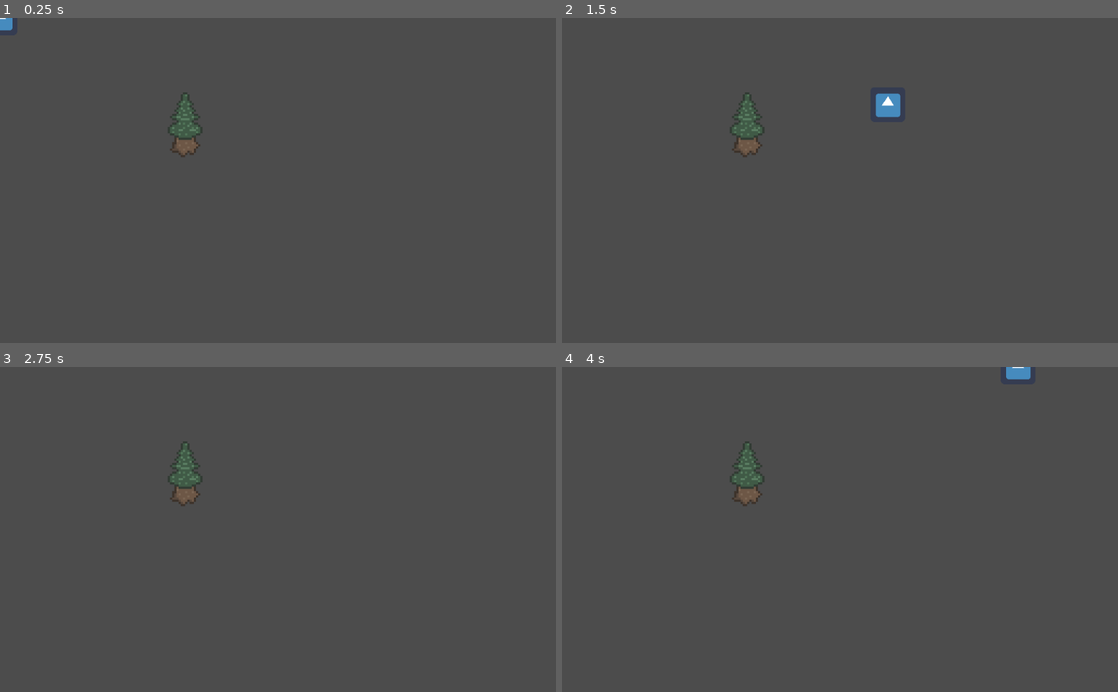
Above: before the commit, frames 1-4 (two rows, left to right).
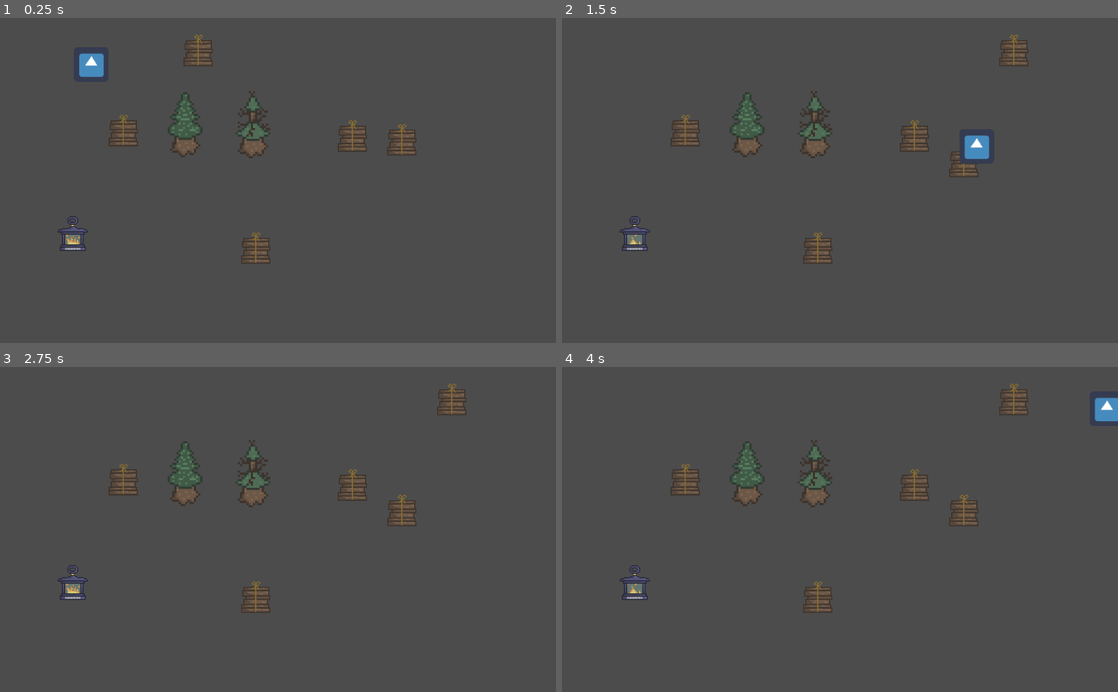
Above: after the commit, the same moments.

Repository: rchin157/gamejamNov2020
Game: Godot game, scene res://Level/BorisTest.tscn
Two runs of this game, one before a commit and one after it. Both use one fixed random seed, a clock stepped at 60 frames per second and the inputs below. The project has no main scene, so this scene is started directly. The engine's default icon, where the game draws it, is replaced by a stand-in: a white triangle on a blue panel in a dark square. Sound files missing from this copy of the repository are replaced by a short silence.
Inputs:
- Up to frame 1 (0.25 s): no input
- Up to frame 2 (1.5 s): tap Enter (ui_accept) at 0.5, 0.77 s; hold Right (ui_right) 0.53-1.28 s; hold Tab (ui_focus_next) 0.53-1.28 s; hold Down (ui_down) from 1.28 s (still down); tap Tab (ui_focus_next) at 1.35 s
- Up to frame 3 (2.75 s): tap Enter (ui_accept) at 1.52 s; release Down (ui_down) at 2.03 s; hold Right (ui_right) from 2.03 s (still down); hold Tab (ui_focus_next) from 2.03 s (still down)
- Up to frame 4 (4 s): release Right (ui_right) at 2.78 s; release Tab (ui_focus_next) at 2.78 s; hold Up (ui_up) 2.78-3.53 s; tap Tab (ui_focus_next) at 2.85 s; tap Enter (ui_accept) at 3.02, 3.77 s; hold Left (ui_left) from 3.53 s (still down); hold Tab (ui_focus_next) from 3.53 s (still down)

The runs differ from the first frame. In frame 1, 2.6% of the frame differs, in the area x 0-75%, y 0-76%; in frame 2, 2.7%, in the area x 10-84%, y 5-76%; in frame 3, 2.1%; in frame 4, 2.6%.

Commit message:
Item pushing and Music integration

Diff:
--- a/Entities/Item.tscn
+++ b/Entities/Item.tscn
@@ -1,21 +1,20 @@
 [gd_scene load_steps=4 format=2]
 
 [ext_resource path="res://Sprites/Bundle.tres" type="SpriteFrames" id=1]
-[ext_resource path="res://Entities/Item.gd" type="Script" id=2]
+[ext_resource path="res://Scripts/Item.gd" type="Script" id=2]
+
 
 [sub_resource type="RectangleShape2D" id=1]
+extents = Vector2( 6, 6 )
 
-[node name="Item" type="RigidBody2D"]
+[node name="Item" type="KinematicBody2D"]
 scale = Vector2( 2, 2 )
 collision_layer = 8
-collision_mask = 48
-mass = 10.0
-gravity_scale = 0.0
+collision_mask = 12
 script = ExtResource( 2 )
 
 [node name="AnimatedSprite" type="AnimatedSprite" parent="."]
-position = Vector2( 0, -5 )
-scale = Vector2( 2, 2 )
+position = Vector2( 0, -2 )
 frames = ExtResource( 1 )
 playing = true
 
--- a/Entities/Lantern.tscn
+++ b/Entities/Lantern.tscn
@@ -15,7 +15,6 @@
 scale = Vector2( 2, 2 )
 frames = ExtResource( 2 )
 animation = "off"
-frame = 3
 playing = true
 
 [node name="Area2D" type="Area2D" parent="."]
--- a/Level/BorisTest.tscn
+++ b/Level/BorisTest.tscn
@@ -1,11 +1,37 @@
-[gd_scene load_steps=3 format=2]
+[gd_scene load_steps=5 format=2]
 
 [ext_resource path="res://Entities/Player.tscn" type="PackedScene" id=1]
 [ext_resource path="res://Entities/Tree.tscn" type="PackedScene" id=2]
+[ext_resource path="res://Entities/Item.tscn" type="PackedScene" id=3]
+[ext_resource path="res://Entities/Lantern.tscn" type="PackedScene" id=4]
 
 [node name="Node" type="Node"]
+
+[node name="Lantern" parent="." instance=ExtResource( 4 )]
+position = Vector2( 134, 398 )
+collision_layer = 8
+collision_mask = 12
+
+[node name="Item" parent="." instance=ExtResource( 3 )]
+position = Vector2( 228, 209 )
+
+[node name="Item2" parent="." instance=ExtResource( 3 )]
+position = Vector2( 650, 219 )
+
+[node name="Item3" parent="." instance=ExtResource( 3 )]
+position = Vector2( 741, 226 )
+
+[node name="Item4" parent="." instance=ExtResource( 3 )]
+position = Vector2( 366, 61 )
+
+[node name="Item5" parent="." instance=ExtResource( 3 )]
+position = Vector2( 472, 426 )
 
 [node name="KinematicBody" parent="." instance=ExtResource( 2 )]
 position = Vector2( 341, 197 )
 
+[node name="KinematicBody2" parent="." instance=ExtResource( 2 )]
+position = Vector2( 466, 199 )
+
 [node name="Player" parent="." instance=ExtResource( 1 )]
+position = Vector2( 168, 85.7351 )
--- a/Level/Level.tscn
+++ b/Level/Level.tscn
@@ -5,6 +5,9 @@
 [ext_resource path="res://Entities/Player.tscn" type="PackedScene" id=3]
 [ext_resource path="res://Tiles/TILESET.png" type="Texture" id=4]
 
+[sub_resource type="ConvexPolygonShape2D" id=1]
+points = PoolVector2Array( 64, 64, 0, 64, 0, 0, 64, 0 )
+
 [sub_resource type="ConvexPolygonShape2D" id=2]
 points = PoolVector2Array( 64, 64, 0, 64, 0, 0, 64, 0 )
 
@@ -44,10 +47,7 @@
 [sub_resource type="ConvexPolygonShape2D" id=14]
 points = PoolVector2Array( 64, 64, 0, 64, 0, 0, 64, 0 )
 
-[sub_resource type="ConvexPolygonShape2D" id=15]
-points = PoolVector2Array( 64, 64, 0, 64, 0, 0, 64, 0 )
-
-[sub_resource type="TileSet" id=1]
+[sub_resource type="TileSet" id=15]
 0/name = "TILESET.png 0"
 0/texture = ExtResource( 4 )
 0/tex_offset = Vector2( 0, 0 )
--- /dev/null
+++ b/Level/Music.gd
@@ -0,0 +1,44 @@
+extends Node
+
+
+# Declare member variables here. Examples:
+# var a = 2
+# var b = "text"
+var musicArray
+
+
+# Called when the node enters the scene tree for the first time.
+func _ready():
+	musicArray = [
+		get_node("WHACK"),
+		get_node("Burning Heart"),
+		get_node("ChopA"),
+		get_node("ChopB"),
+		get_node("Cook"),
+		get_node("Game Over"),
+		get_node("HuntA"),
+		get_node("HuntB"),
+		get_node("Lantern Lit"),
+		get_node("Lantern Proximity"),
+		get_node("Title"),
+		get_node("WalkA"),
+		get_node("WalkB")
+	]
+	pass # Replace with function body.
+
+func toggleSong(index: int, state: bool):
+	if(musicArray[index].is_playing()):
+		if !state:
+			stopSong(index)
+	elif state:
+		enableSong(index)
+
+func enableSong(index: int):
+	musicArray[index].play(musicArray[0].get_playback_position())
+
+func stopSong(index: int):
+	musicArray[index].stop();
+
+# Called every frame. 'delta' is the elapsed time since the previous frame.
+#func _process(delta):
+#	pass
--- /dev/null
+++ b/Level/Music.tscn
@@ -0,0 +1,69 @@
+[gd_scene load_steps=14 format=2]
+
+[ext_resource path="res://Sound/Music/Burning Heart (End CG) (1).wav" type="AudioStream" id=1]
+[ext_resource path="res://Sound/Music/WalkA.wav" type="AudioStream" id=2]
+[ext_resource path="res://Sound/Music/Game Over.wav" type="AudioStream" id=3]
+[ext_resource path="res://Sound/Music/Lantern-Lit.wav" type="AudioStream" id=4]
+[ext_resource path="res://Sound/Music/Cook.wav" type="AudioStream" id=5]
+[ext_resource path="res://Sound/Music/WalkB.wav" type="AudioStream" id=6]
+[ext_resource path="res://Sound/Music/HuntA.wav" type="AudioStream" id=7]
+[ext_resource path="res://Sound/Music/HuntB_1.wav" type="AudioStream" id=8]
+[ext_resource path="res://Sound/Music/ChopB.wav" type="AudioStream" id=9]
+[ext_resource path="res://Sound/Music/Lantern-Proximity.wav" type="AudioStream" id=10]
+[ext_resource path="res://Sound/Music/Marshmallows-_Title_.wav" type="AudioStream" id=11]
+[ext_resource path="res://Sound/Music/ChopA.wav" type="AudioStream" id=12]
+[ext_resource path="res://Level/Music.gd" type="Script" id=13]
+
+[node name="MusicGlobal" type="Node"]
+script = ExtResource( 13 )
+
+[node name="WHACK" type="AudioStreamPlayer" parent="."]
+stream = ExtResource( 4 )
+volume_db = -80.0
+
+[node name="Burning Heart" type="AudioStreamPlayer" parent="."]
+stream = ExtResource( 1 )
+volume_db = -30.0
+
+[node name="ChopA" type="AudioStreamPlayer" parent="."]
+stream = ExtResource( 12 )
+volume_db = -30.0
+
+[node name="ChopB" type="AudioStreamPlayer" parent="."]
+stream = ExtResource( 9 )
+volume_db = -30.0
+
+[node name="Cook" type="AudioStreamPlayer" parent="."]
+stream = ExtResource( 5 )
+volume_db = -30.0
+
+[node name="Game Over" type="AudioStreamPlayer" parent="."]
+stream = ExtResource( 3 )
+volume_db = -30.0
+
+[node name="HuntA" type="AudioStreamPlayer" parent="."]
+stream = ExtResource( 7 )
+volume_db = -30.0
+
+[node name="HuntB" type="AudioStreamPlayer" parent="."]
+stream = ExtResource( 8 )
+volume_db = -30.0
+
+[node name="Lantern Lit" type="AudioStreamPlayer" parent="."]
+stream = ExtResource( 4 )
+
+[node name="Lantern Proximity" type="AudioStreamPlayer" parent="."]
+stream = ExtResource( 10 )
+volume_db = -30.0
+
+[node name="Title" type="AudioStreamPlayer" parent="."]
+stream = ExtResource( 11 )
+volume_db = -30.0
+
+[node name="WalkA" type="AudioStreamPlayer" parent="."]
+stream = ExtResource( 2 )
+volume_db = -30.0
+
+[node name="WalkB" type="AudioStreamPlayer" parent="."]
+stream = ExtResource( 6 )
+volume_db = -30.0
--- a/Scripts/Item.gd
+++ b/Scripts/Item.gd
@@ -1,4 +1,4 @@
-extends RigidBody2D
+extends "res://Scripts/LevelEntity.gd"
 
 
 # Declare member variables here. Examples:
@@ -7,19 +7,22 @@
 
 
 func _ready():
-	MultiplayerManager.in_world.append(self)
-	#print(MultiplayerManager.in_world.size())
 	pass # Replace with function body.
 
-func _dispose():
-	MultiplayerManager.in_world.erase(self)
-	queue_free();
-
-func _exit_tree():
-	_dispose();
-
-func bounce_back(step :float):
-	set_position(Vector2(get_position().x+step,get_position().y))
-	if (get_position().x < -50):
-		_dispose()
-	pass
+func attemptPush(displace: Vector2):
+	var initialpos = get_position()
+	var initialColl = move_and_slide(displace)
+	if(get_slide_count()>0):
+		var collider = get_slide_collision(0)
+		set_position(initialpos)
+		var name = collider.collider.get_name()
+		var push = get_parent().get_node(name)
+		print(push.get_class())
+		push.attemptPush(displace);
+		move_and_slide(displace)
+	#if(initialColl != null):
+		#var collisionName = (initialColl as Node).get_name()
+		#var collision = get_parent().get_child(collisionName)
+		#set_position(initialpos)
+	#	collision.attemptPush(displace)
+		#move_and_collide(displace)
--- a/Scripts/Lantern.gd
+++ b/Scripts/Lantern.gd
@@ -1,4 +1,4 @@
-extends "res://Scripts/LevelEntity.gd"
+extends "res://Scripts/Item.gd"
 
 
 # Declare member variables here. Examples:
@@ -9,6 +9,10 @@
 var state = 3
 var animator
 
+func attemptPush(displace: Vector2):
+	print('lantern push')
+	.attemptPush(displace)
+
 # Called when the node enters the scene tree for the first time.
 func _ready():
 	animator = get_node("AnimatedSprite")
@@ -17,9 +21,11 @@
 # Called every frame. 'delta' is the elapsed time since the previous frame.
 func _process(delta):
 	if fuel > 0:
+		Music.toggleSong(8,true)
 		fuel -= delta
 	else:
 		fuel = 0
+		Music.toggleSong(8,false)
 	#print(fuel)
 	updateLantern()
 
--- a/Scripts/LevelEntity.gd
+++ b/Scripts/LevelEntity.gd
@@ -16,11 +16,25 @@
 	MultiplayerManager.in_world.erase(self)
 	queue_free();
 
+func action_tick(tooltime):
+	return tooltime-1
+
+func action_finish():
+	print('generic task complete notification')
+	return
+
+func attemptPush(displace: Vector2):
+	pass
+
+func actionStopped():
+	pass
+
 func _exit_tree():
 	_dispose();
 
 func bounce_back(step :float):
 	set_position(Vector2(get_position().x+step,get_position().y))
+	#move_and_slide(Vector2(step,0))
 	if (get_position().x < -50):
 		_dispose()
 	pass
--- a/Scripts/MultiplayerManage.gd
+++ b/Scripts/MultiplayerManage.gd
@@ -11,6 +11,7 @@
 var openingMenu;
 var listeningPlayer;
 var in_world = [];
+var itemSpawner
 
 # Called when the node enters the scene tree for the first time.
 func _ready():
@@ -19,7 +20,7 @@
 	get_tree().connect("connected_to_server", self, "_connected_ok")
 	get_tree().connect("connection_failed", self, "_connected_fail")
 	get_tree().connect("server_disconnected", self, "_server_disconnected")
-
+	itemSpawner = preload("res://Entities/Item.tscn")
 func set_id(name: String):
 	id = name
 
--- a/Scripts/Player.gd
+++ b/Scripts/Player.gd
@@ -4,8 +4,10 @@
 # Declare member variables here. Examples:
 # var a = 2
 # var b = "text"
-var focus = null;
-var tooltime = 50;
+const TOOLTIMEMAX = 200;
+var focus = [];
+var pfocus = null;
+var tooltime = TOOLTIMEMAX;
 var velocity = Vector2.ZERO;
 var speed = 800;
 var local = true;
@@ -28,9 +30,20 @@
 		calculate_dir(direction)
 		velocity = direction*speed;
 		if(velocity.length()>0):
+			Music.toggleSong(11,true)
 			move_and_slide(velocity)
 			MultiplayerManager.rpc("update_player_pos",get_position().x,get_position().y)
-		check_acting()
+		else:
+			Music.toggleSong(11,false)
+		if focus.size()>0:
+			check_acting()
+			if(pushing):
+				var pvelocity
+				if(facing == directions.DOWN or facing == directions.UP):
+					pvelocity = Vector2(0,velocity.y)
+				else:
+					pvelocity = Vector2(velocity.x,0)
+				pfocus.attemptPush(pvelocity)
 		#TogglePushing
 		check_pushing()
 	pass
@@ -39,21 +52,26 @@
 	if Input.get_action_strength("ui_focus_next"):
 		if !pushing:
 			pushing = true;
-			set_collision_layer_bit(5,true)
+			set_collision_mask_bit(3,true)
 	elif pushing:
-		pushing = false
-		set_collision_layer_bit(5,false)
+		pushing = false;
+		set_collision_mask_bit(3,false)
+
 	pass
 
 func check_acting():
+	if !pfocus == focus[0]:
+		tooltime = TOOLTIMEMAX
+		pfocus = focus[0]
 	var check = Input.get_action_strength("ui_accept")
 	if(acting):
-		tooltime-=1;
+		tooltime = pfocus.action_tick(tooltime);
 		if(!check):
-			tooltime = 50;
+			tooltime = TOOLTIMEMAX;
 			acting = false;
+			pfocus.actionStopped()
 	elif(check):
-		tooltime-=1;
+		tooltime = pfocus.action_tick(tooltime);
 		acting = true;
 	if(tooltime<=0):
 		doAct();
@@ -61,14 +79,8 @@
 
 	#YOU STUPID, DO THIS WITH OVERRIDES TOMORROW :
 func doAct():
-	tooltime = 50;
-	match focus.type:
-		focus.types.TREE:
-			var bundle = load("res://Entities/Item.tscn").instance();
-			bundle.set_position(focus.get_position())
-			get_parent().add_child(bundle);
-			focus._dispose();
-			focus = null
+	tooltime = TOOLTIMEMAX;
+	pfocus.action_finish();
 
 func calculate_dir(dir: Vector2):
 	var prior = facing;
@@ -82,6 +94,7 @@
 		elif(dir.y<0):
 			facing = directions.UP;
 		if(!prior==facing):
+			pushing = false
 			updateInteract(facing);
 	pass
 
@@ -113,12 +126,11 @@
 
 #This runs when something is in the interactable range
 func _on_Area2D_body_entered(body):
-	tooltime =50;
-	focus = body;
+	focus.append(body)
 	pass # Replace with function body.
 
 
 func _on_Area2D_body_exited(body):
-	if(body == focus):
-		focus = null
+	body.actionStopped()
+	focus.erase(body)
 	pass # Replace with function body.
--- a/Scripts/Tree.gd
+++ b/Scripts/Tree.gd
@@ -13,6 +13,21 @@
 	rng.randomize()
 	animator.frame = rng.randi_range(0, 9)
 
+func action_tick(tooltime):
+	Music.toggleSong(2,true)
+	return .action_tick(tooltime)
+
+func action_finish():
+	print('generic task complete notification')
+	var drop = MultiplayerManager.itemSpawner.instance();
+	drop.set_position(get_position())
+	get_parent().add_child(drop)
+	Music.toggleSong(2,false)
+	_dispose()
+	return
+
+func actionStopped():
+	Music.toggleSong(2,false)
 
 # Called every frame. 'delta' is the elapsed time since the previous frame.
 #func _process(delta):
--- a/project.godot
+++ b/project.godot
@@ -21,6 +21,7 @@
 [autoload]
 
 MultiplayerManager="*res://Multiplayer/MultiplayerManage.tscn"
+Music="*res://Level/Music.tscn"
 
 [layer_names]
 
Not shown: 15 places in Level/Level.tscn that only renumber resources
Not shown, added: Sound/Music/Burning Heart (End CG) (1).wav.import
Not shown, added: Sound/Music/ChopA.wav.import
Not shown, added: Sound/Music/ChopB.wav.import
Not shown, added: Sound/Music/Cook.wav.import
Not shown, added: Sound/Music/Game Over.wav.import
Not shown, added: Sound/Music/HuntA.wav.import
Not shown, added: Sound/Music/HuntB_1.wav.import
Not shown, added: Sound/Music/Lantern-Lit.wav.import
Not shown, added: Sound/Music/Lantern-Proximity.wav.import
Not shown, added: Sound/Music/Marshmallows-_Title_.wav.import
Not shown, added: Sound/Music/WalkA.wav.import
(and 25 more such lines)
